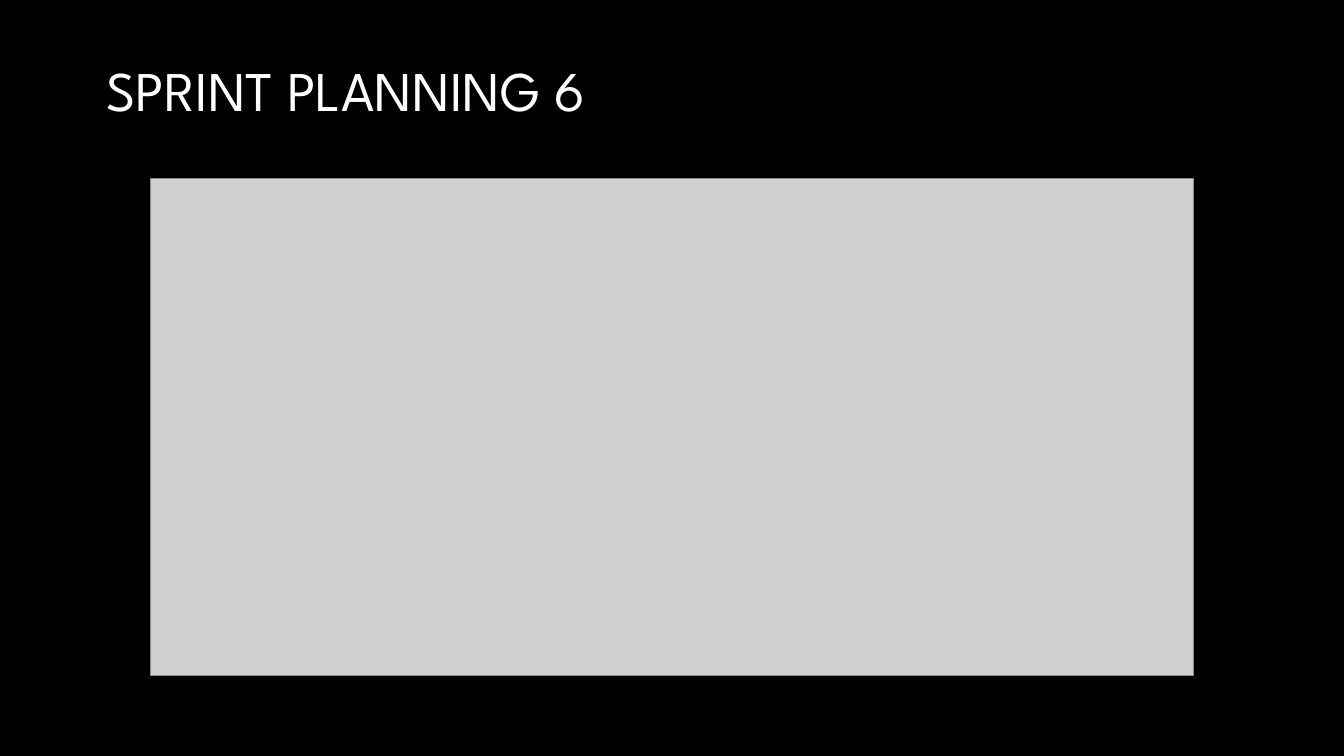
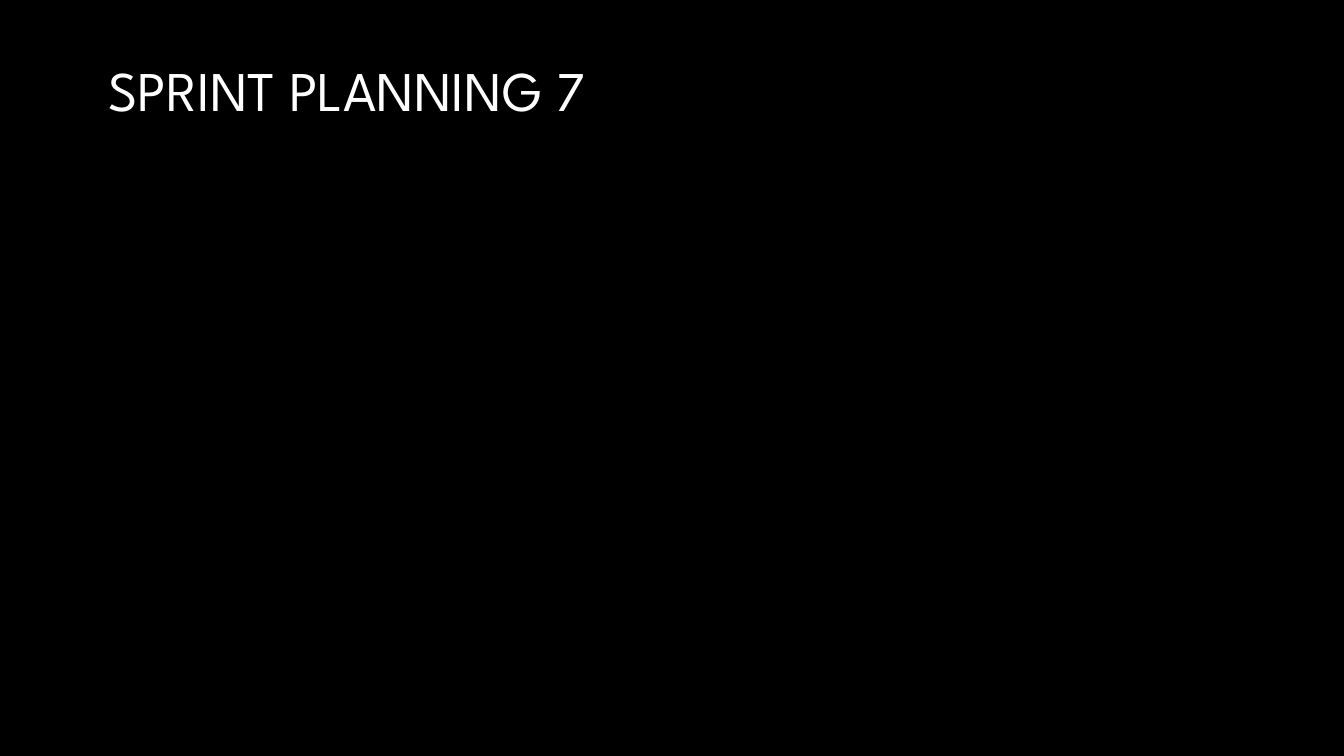
Before and after one commit to TomHeij/Project5-6, a slide deck: slide 10 of Opleverset_Project_5-6/Manage_&_Control/PO meeting 6_.pptx. Drawn at 1344x756 pixels with LibreOffice and Linux fonts; fonts in the diff are those of the drawing; grey boxes stand for pictures; background and template pictures are left out. Boxes give left, top, right and bottom in pixels: in the first picture for what was removed or moved away, otherwise in the second. Text is boxed around its words. In the diff, an @@ line names an element or a change of style, - is before the commit and + after.

```diff
--- a/Opleverset_Project_5-6/Manage_&_Control/PO meeting 6_.pptx
+++ b/Opleverset_Project_5-6/Manage_&_Control/PO meeting 6_.pptx
@@ title at <box>108,73,585,112</box>: text changed @@
-SPRINT PLANNING 6
+SPRINT PLANNING 7
@@ picture removed at <box>150,178,1194,676</box> @@
```
Also in this commit, not shown: 3 other slides changed.
